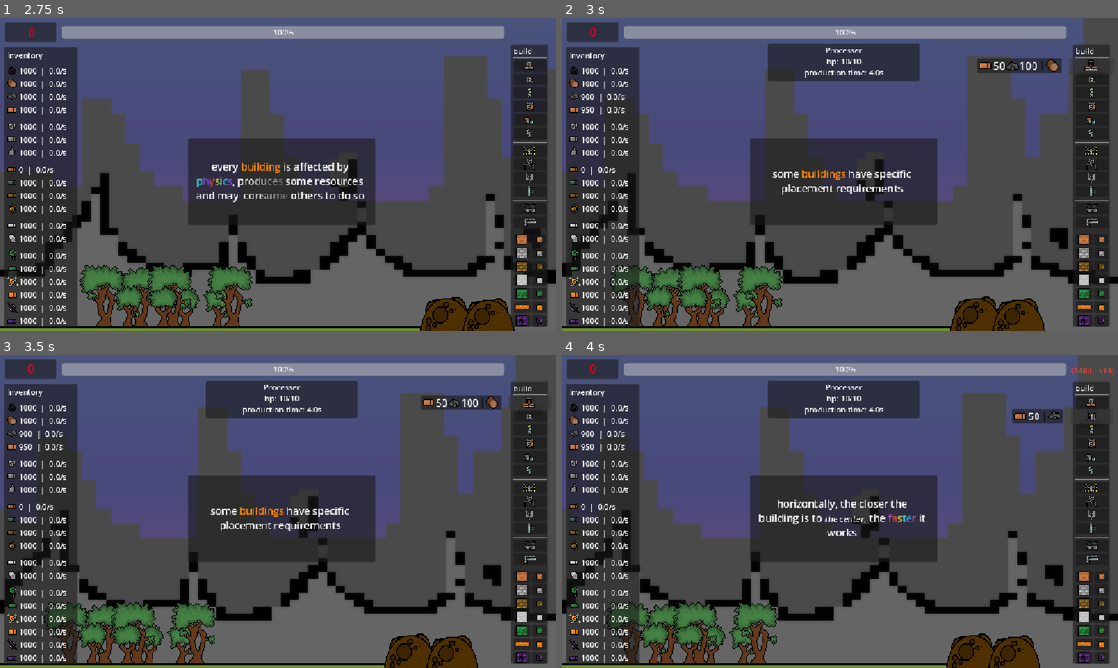
Above: before the commit, frames 1-4 (two rows, left to right).
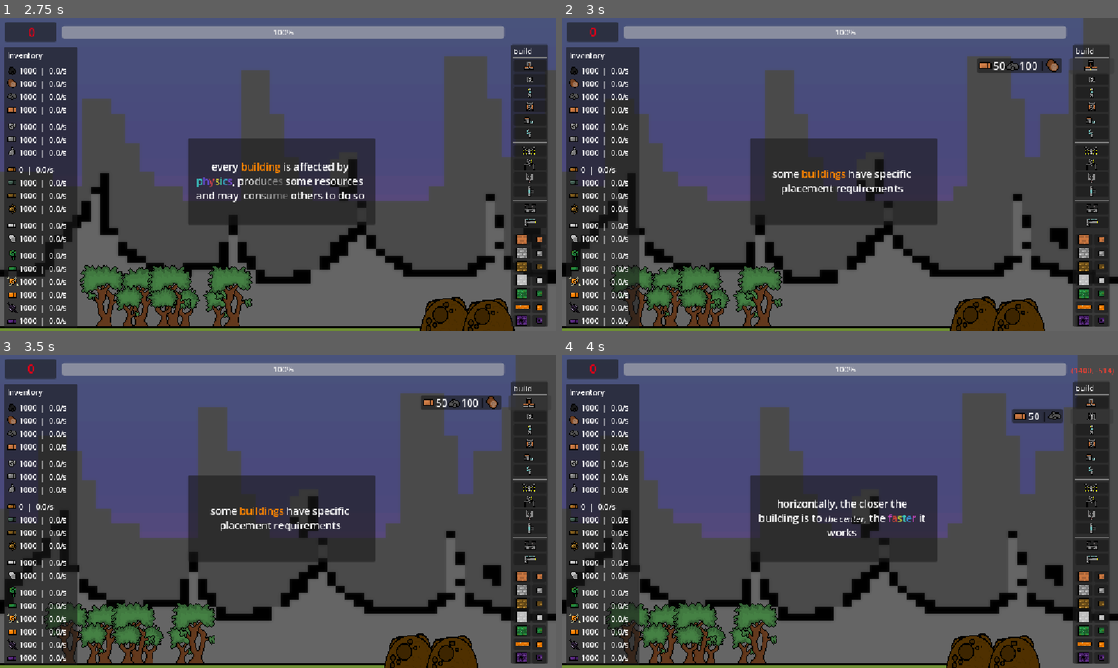
Above: after the commit, the same moments.

Repository: lucasbou-upsider/Indie-jam
Game: Godot game, scene res://scene/world.tscn
The game is run twice, just before and just after one commit, with the same random seed, the same clock (stepped at 60 frames per second) and the same inputs.
Inputs (mouse positions are in pixels of both pictures, inside the frame that each line leads up to):
- Up to frame 1 (2.75 s): tap Enter at 0.5 s; move the mouse to (400, 158) at 0.52 s; hold D (droite) 0.53-1.28 s; hold Right mouse button (click droit) 0.53-1.28 s; click (400, 158) at 0.8 s; move the mouse to (166, 190) at 1.27 s; hold S (bas) 1.28-2.03 s; click (166, 190) at 1.35 s; right-click (166, 190) at 1.55 s; move the mouse to (333, 105) at 2.02 s; hold D (droite) from 2.03 s (still down); hold Right mouse button (click droit) from 2.03 s (still down); click (333, 105) at 2.3 s
- Up to frame 2 (3 s): release D (droite) at 2.75 s; release Right mouse button (click droit) at 2.75 s; click (1090, 64) at 2.75 s
- Up to frame 3 (3.5 s): no input
- Up to frame 4 (4 s): click (1090, 417) at 3.5 s

Frame 1 is identical in both runs. In frame 2, 3.4% of the frame differs, in the area x 3-65%, y 8-31%; in frame 3, 3.4%; in frame 4, 3.4%.

Commit message:
save
broken mais bon

Diff:
--- a/GLOBAL.gd
+++ b/GLOBAL.gd
@@ -31,6 +31,10 @@
 
 func _process(_delta) -> void:
 	mouse_busy = selected != null
+	if Input.is_action_just_pressed("save"):
+		save_game()
+	elif Input.is_action_just_pressed("load"):
+		load_game()
 
 
 func _ready():
@@ -71,12 +75,73 @@
 		if node.scene_file_path.is_empty():
 			print("persistent node '%s' is not an instanced scene, skipped" % node.name)
 			continue
-		# Check the node has a save function.
 		if !node.has_method("save"):
 			print("persistent node '%s' is missing a save() function, skipped" % node.name)
 			continue
-		# Call the node's save function.
 		var node_data = node.call("save")
 		var json_string = JSON.stringify(node_data)
-		# Store the save dictionary as a new line in the save file.
 		save_file.store_line(json_string)
+
+	var global_save = {
+	"filename": "global_save",
+	"selected": selected,
+	"base_pv": base_pv,
+	"charbon": charbon,
+	"bois": bois,
+	"pierre": pierre,
+	"brique": brique,
+	"minerai_fer": minerai_fer,
+	"lingot_fer": lingot_fer,
+	"plaque_fer": plaque_fer,
+	"etain": etain,
+	"bronze": bronze,
+	"engrenage_bronze": engrenage_bronze,
+	"lingot_acier": lingot_acier,
+	"barre_acier": barre_acier,
+	"minerai_gluantite": minerai_gluantite,
+	"minerai_voidium": minerai_voidium,
+	"minerai_topaxium": minerai_topaxium,
+	"lingot_gluantite": lingot_gluantite,
+	"lingot_voidium": lingot_voidium,
+	"lingot_topaxium": lingot_topaxium
+	}
+	save_file.store_line(JSON.stringify(global_save))
+
+
+func load_game():
+	if not FileAccess.file_exists("user://savegame.save"):
+		return #no save found
+
+	#reset state of game
+	var save_nodes = get_tree().get_nodes_in_group("persist")
+	for i in save_nodes:
+		i.queue_free()
+
+
+	var save_file = FileAccess.open("user://savegame.save", FileAccess.READ)
+	while save_file.get_position() < save_file.get_length():
+		var json_string = save_file.get_line()
+
+		var json = JSON.new()
+
+		var parse_result = json.parse(json_string)
+		if not parse_result == OK:
+			print("JSON Parse Error: ", json.get_error_message(), " in ", json_string, " at line ", json.get_error_line())
+			continue
+
+		var node_data = json.data
+
+		if node_data["filename"] != "global_save":
+			var new_object = load(node_data["filename"]).instantiate()
+			get_node(node_data["parent"]).add_child(new_object)
+			new_object.position = Vector2(node_data["pos_x"], node_data["pos_y"])
+
+			for i in node_data.keys():
+				if i == "filename" or i == "parent" or i == "pos_x" or i == "pos_y":
+					continue
+				new_object.set(i, node_data[i])
+			new_object.modulate = Color(1, 1, 1, 1)
+		else:
+			for i in node_data.keys():
+				if i != "filename":
+					set(i, node_data[i])
--- a/project.godot
+++ b/project.godot
@@ -105,6 +105,16 @@
 "events": [Object(InputEventKey,"resource_local_to_scene":false,"resource_name":"","device":-1,"window_id":0,"alt_press …(192 unchanged characters)…
 ]
 }
+save={
+"deadzone": 0.2,
+"events": [Object(InputEventKey,"resource_local_to_scene":false,"resource_name":"","device":-1,"window_id":0,"alt_pressed":false,"shift_pressed":false,"ctrl_pressed":true,"meta_pressed":false,"pressed":false,"keycode":0,"physical_keycode":83,"key_label":0,"unicode":115,"location":0,"echo":false,"script":null)
+]
+}
+load={
+"deadzone": 0.2,
+"events": [Object(InputEventKey,"resource_local_to_scene":false,"resource_name":"","device":-1,"window_id":0,"alt_pressed":false,"shift_pressed":false,"ctrl_pressed":true,"meta_pressed":false,"pressed":false,"keycode":0,"physical_keycode":76,"key_label":0,"unicode":108,"location":0,"echo":false,"script":null)
+]
+}
 
 [physics]
 
--- a/scene/craft/Base.gd
+++ b/scene/craft/Base.gd
@@ -14,11 +14,23 @@
 func defreeze():
 	sleeping = false
 
+func save():
+	var save_dict = {
+		"filename": get_scene_file_path(),
+		"parent": get_parent().get_path(),
+		"pos_x": position.x,
+		"pos_y": position.y,
+		"is_blueprint": is_blueprint,
+		"rotation": rotation,
+		"pv": pv,
+		"collision_shape_2d.disabled": collision_shape_2d.disabled
+	}
+	return save_dict
+
 func _ready() -> void:
 	add_to_group("persist")
 	get_parent().select(self)
 	SIGNAL.connect("defreeze", defreeze)
-	collision_shape_2d.disabled = true
 
 
 func _process(_delta: float) -> void:
--- a/scene/craft/Base.tscn
+++ b/scene/craft/Base.tscn
@@ -21,6 +21,7 @@
 [node name="CollisionShape2D" type="CollisionShape2D" parent="." unique_id=1266822311]
 position = Vector2(-1, 0)
 shape = SubResource("RectangleShape2D_x0iyh")
+disabled = true
 
 [node name="Area2D" type="Area2D" parent="." unique_id=581254269]
 
--- a/scene/craft/bloc/bloc.gd
+++ b/scene/craft/bloc/bloc.gd
@@ -23,6 +23,19 @@
 
 func defreeze():
 	sleeping = false
+
+func save():
+	var save_dict = {
+		"filename": get_scene_file_path(),
+		"parent": get_parent().get_path(),
+		"pos_x": position.x,
+		"pos_y": position.y,
+		"is_blueprint": is_blueprint,
+		"rotation": rotation,
+		"pv": pv,
+		"collision_polygon_2d.disabled": collision_polygon_2d.disabled
+	}
+	return save_dict
 
 func _ready() -> void:
 	add_to_group("persist")
--- a/scene/craft/foreuse/foreuse.gd
+++ b/scene/craft/foreuse/foreuse.gd
@@ -34,6 +34,22 @@
 
 func defreeze():
 	sleeping = false
+
+
+func save():
+	var save_dict = {
+		"filename": get_scene_file_path(),
+		"parent": get_parent().get_path(),
+		"production_timer.time_left": production_timer.time_left,
+		"pos_x": position.x,
+		"pos_y": position.y,
+		"is_blueprint": is_blueprint,
+		"rotation": rotation,
+		"pv": pv,
+		"collision_polygon_2d.disabled": collision_polygon_2d.disabled
+	}
+	return save_dict
+
 
 func _ready() -> void:
 	add_to_group("persist")
--- a/scene/craft/transformateur.gd
+++ b/scene/craft/transformateur.gd
@@ -39,6 +39,20 @@
 
 func defreeze():
 	sleeping = false
+
+func save():
+	var save_dict = {
+		"filename": get_scene_file_path(),
+		"parent": get_parent().get_path(),
+		"production_timer.time_left": production_timer.time_left,
+		"pos_x": position.x,
+		"pos_y": position.y,
+		"is_blueprint": is_blueprint,
+		"rotation": rotation,
+		"pv": pv,
+		"collision_shape_2d.disabled": collision_shape_2d.disabled
+	}
+	return save_dict
 
 func _ready() -> void:
 	add_to_group("persist")
--- a/scene/craft/transformateur.tscn
+++ b/scene/craft/transformateur.tscn
@@ -414,7 +414,6 @@
 
 [node name="CollisionPolygon2D" type="CollisionPolygon2D" parent="." unique_id=1944436012]
 polygon = PackedVector2Array(-18, -43, 6, -43, 6, -29, 5, -29, 5, -15, 30, -15, 30, 15, 5, 15, 5, 29, 6, 29, 6, 43, -18, 43)
-disabled = true
 one_way_collision_margin = 0.0
 
 [node name="ProductionTimer" type="Timer" parent="." unique_id=1083826690]
--- a/scene/tuto.gd
+++ b/scene/tuto.gd
@@ -54,4 +54,5 @@
 		elif numero_phrase == 11:
 			vague_timer.start()
 			get_parent().add_child(BASE.instantiate())
+			get_parent().tuto_over = true
 			queue_free()
--- a/scene/world.gd
+++ b/scene/world.gd
@@ -31,6 +31,7 @@
 var speed
 var quake_queue = []
 var tween: Tween
+var tuto_over := false
 
 @onready var progress_bar: ProgressBar = $Interface/ProgressBar
 @onready var camera_2d: Camera2D = $Camera2D
@@ -83,7 +84,7 @@
 		coordoné.self_modulate = Color(1.0, 0.245, 0.188)
 
 func try_spawn(batiment):
-	if GLOBAL.selected == null:
+	if GLOBAL.selected == null and tuto_over:
 		var newbat = batiment.instantiate()
 		newbat.global_position = get_global_mouse_position()
 		add_child(newbat)
